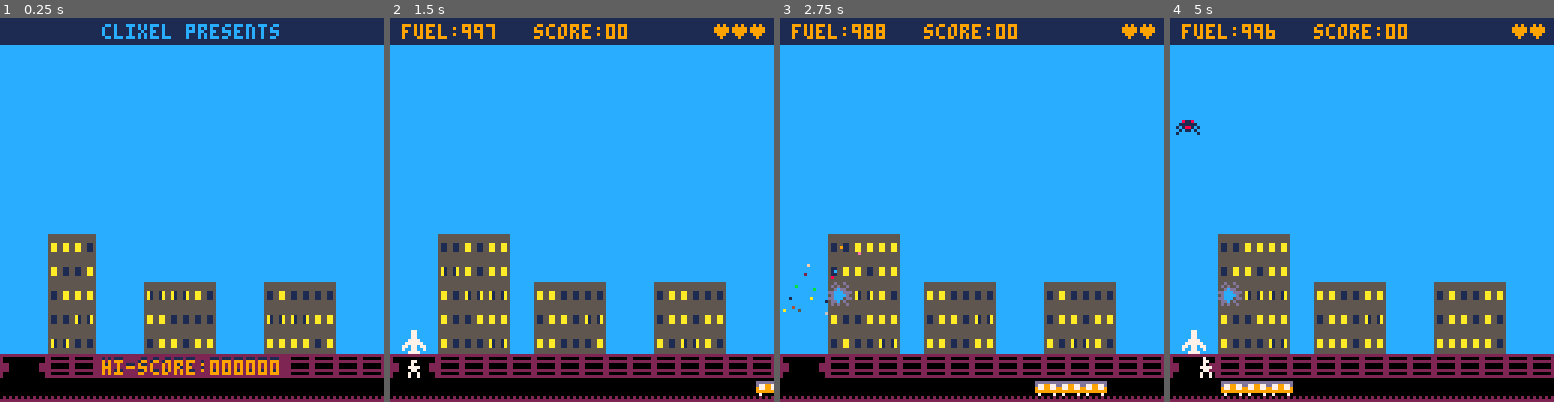
Above: before the commit, frames 1-4 (left to right).
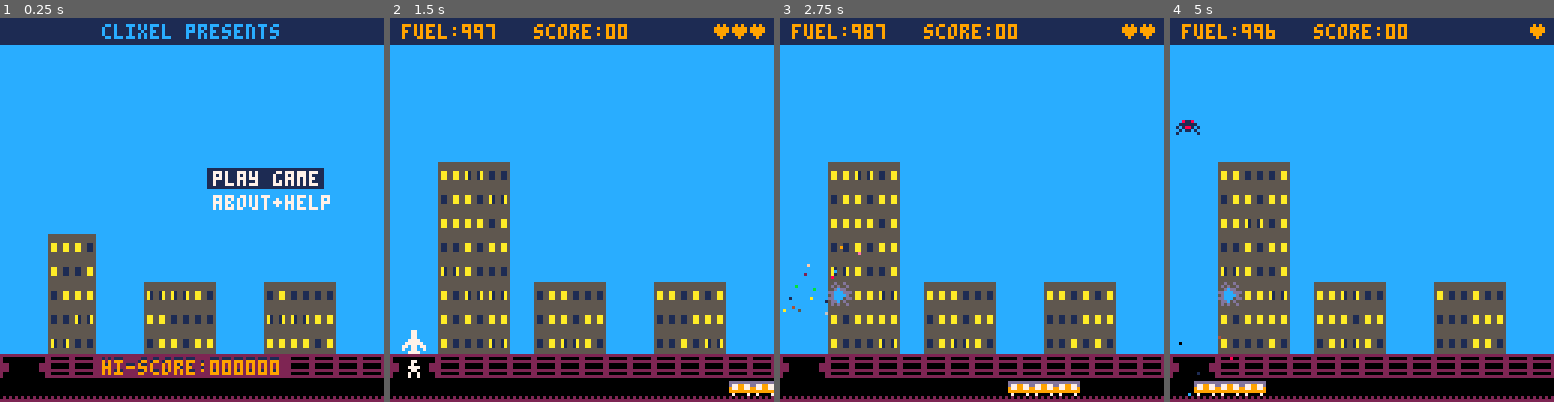
Above: after the commit, the same moments.

Repository: natebeaty/savepicoville
Game: PICO-8 cartridge savepicoville.p8
Two runs of this game, one before a commit and one after it. Both use one fixed random seed, a clock stepped at 60 frames per second and the inputs below.
Inputs:
- Up to frame 1 (0.25 s): no input
- Up to frame 2 (1.5 s): tap X (X key) at 0.33, 1.07 s; tap O (Z key) at 0.7 s
- Up to frame 3 (2.75 s): hold Right 1.6-2.1 s; tap O (Z key) at 1.7, 2.1, 2.5 s; tap X (X key) at 1.85 s; hold Up 2.15-2.42 s; hold Right from 2.47 s (still down)
- Up to frame 4 (5 s): tap O (Z key) every 0.4 s from 2.9 to 4.9 s; tap X (X key) at 2.97, 4.08 s; release Right at 3.03 s; hold Left 3.08-3.58 s; hold Down 3.63-3.97 s; hold Right 4.02-4.68 s; hold Up from 4.73 s (still down)

The runs differ from the first frame. In frame 1, 2.2% of the frame differs, in the area x 53-86%, y 39-50%; in frame 2, 4.6%; in frame 3, 4.9%; in frame 4, 5.5%, in the area x 2-93%, y 1-99%.

Commit message:
add menu options to play or about, support either button, start of new "about" mode

Diff:
--- a/main.lua
+++ b/main.lua
@@ -56,6 +56,7 @@
   cartdata("savepicoville") --persistent hiscore
   t=0
   level=1
+  titlesel=1
   hiscore=dget(0) or 0
   enemieskilled=0
   titleshadowclr={13,14,9,14,13}
@@ -92,7 +93,7 @@
 
 function check_level()
   --currently super basic difficulty ramp based on original game
-  if ((level==1 and enemieskilled>=10) or enemieskilled>=16) then
+  if enemieskilled>=(level==1 and 10 or 16) then
     level_finished()
   end
 end
@@ -122,10 +123,10 @@
 end
 
 function start_game()
+  mode="game"
   empty_stage()
   music(-1)
   sfx(05)
-  mode="game"
 end
 
 --clear out stage actors
@@ -145,6 +146,7 @@
 
 function restart()
   t=0
+  titlesel=1
   enemieskilled=0
   p.reset()
   mode="title"
@@ -156,6 +158,14 @@
   t+=1
   building_update()
 
+  if mode=="about" then
+    if t>5 and (btnp(4) or btnp(5)) then
+      t=0
+      titlesel=1
+      mode="title"
+    end
+  end
+
   if mode=="title" then
 
     building_blink(4)
@@ -167,8 +177,12 @@
       end
     end
     -- enough time has elapsed and btn is pressed
-    if t>5 and btn(4) then
-      start_game()
+    if t>5 and (btnp(4) or btnp(5)) then
+      if (titlesel==1) start_game()
+      if (titlesel==2) mode="about"
+    end
+    if t>5 and (btnp(2) or btnp(3)) then
+      titlesel=(titlesel==1 and 2 or 1)
     end
 
   elseif mode=="bonus" then
@@ -207,7 +221,7 @@
       end
     else
       building_blink(1)
-      if (t>10 and btnp(4)) then
+      if (t>10 and (btnp(4) or btnp(5))) then
         next_level()
       end
     end
@@ -233,7 +247,7 @@
         obj:update()
       end
     end
-    if (t>10 and btnp(4)) then
+    if (t>10 and (btnp(4) or btnp(5))) then
       restart()
     end
 
@@ -246,6 +260,13 @@
   --draw the stage including generated buildings
   map(0,0,0,0,128,32)
 
+  if mode=="about" then
+    cls(12)
+    ?introgfx,0,0
+    ?titlegfx,5,0
+    centertxt("nate beaty • clixel 2023",120,9)
+  end
+
   if mode=="title" then
 
     for grp in all({enemies,gremlins,rumblingrows,trains}) do
@@ -256,6 +277,9 @@
     rectfill(0,0,128,8,1)
     centertxt("clixel presents",2,12)
     ?titlegfx,7,12
+    bgtxt("play game",71,51,7,(titlesel==1 and 1 or 12))
+    bgtxt("about+help",71,59,7,(titlesel==2 and 1 or 12))
+    --hi-score with shadow
     centertxt("hi-score:"..pad(hiscore.."0",6),113,1,2)
     centertxt("hi-score:"..pad(hiscore.."0",6),114,9)
 
